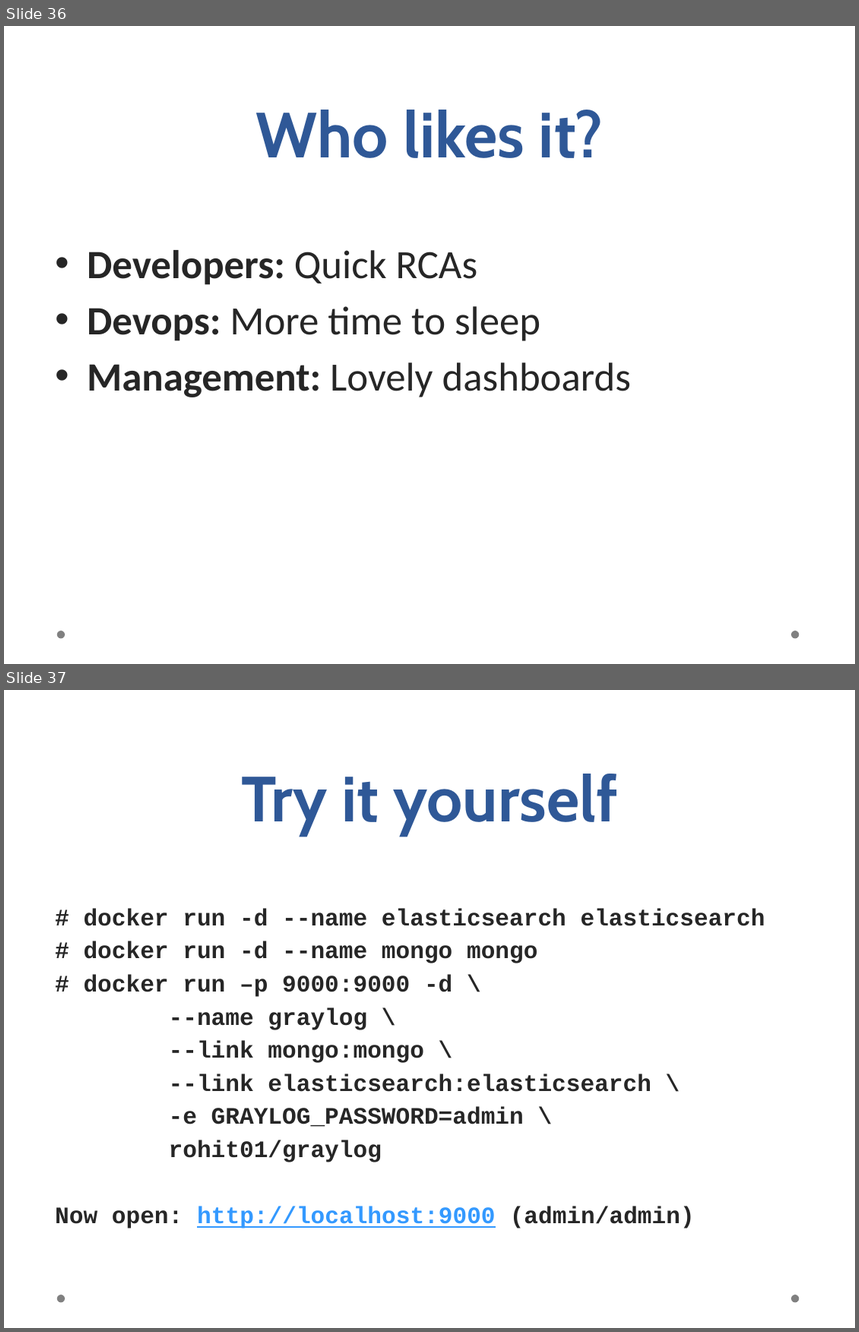
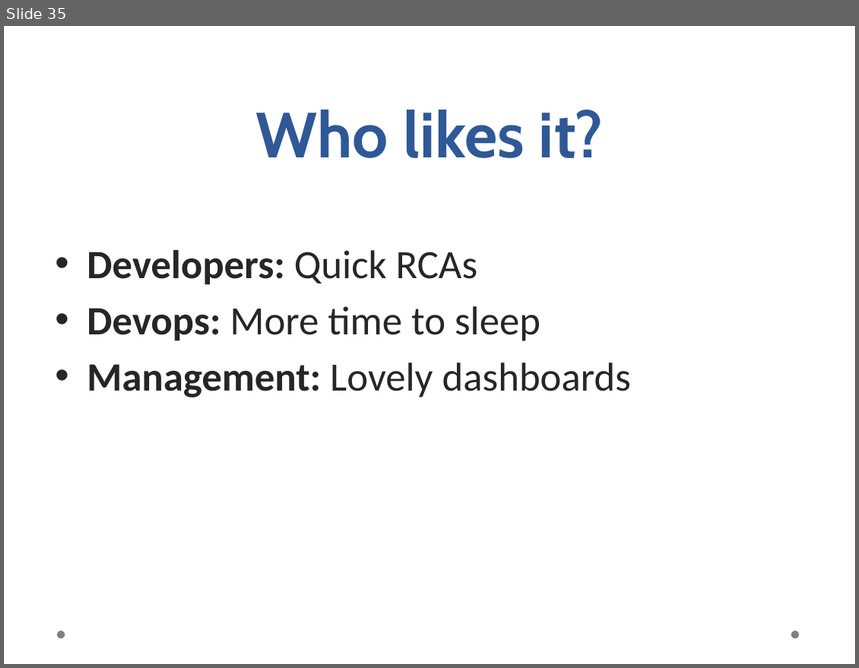
Before and after one commit to rohit01/rohit01.github.io, a slide deck: res/talks/logging-at-scale-using-graylog-billion-messages-100k-req-sec/logging-at-scale.pptx. Shown one above the other, each under a label of ours: slides 36 and 37 before the commit, slide 35 after it. The pictures are 859x1332 and 859x668 pixels, drawn with LibreOffice and Linux fonts; fonts in the diff are those of the drawing; background and template pictures are left out. Boxes give left, top, right and bottom in pixels: in the first picture for what was removed or moved away, otherwise in the second. Text is boxed around its words. In the diff, an @@ line names an element or a change of style, - is before the commit and + after.

```diff
--- a/res/talks/logging-at-scale-using-graylog-billion-messages-100k-req-sec/logging-at-scale.pptx
+++ b/res/talks/logging-at-scale-using-graylog-billion-messages-100k-req-sec/logging-at-scale.pptx
@@ slide 37 removed at (x1=4, y1=690, x2=855, y2=1328), background picture (left out); not listed: 2 template elements that a slide beside it also shows @@
@@ title removed at (x1=241, y1=774, x2=618, y2=835) @@
-Try it yourself
@@ text removed at (x1=55, y1=908, x2=766, y2=1229) @@
-# docker run -d --name elasticsearch elasticsearch
-# docker run -d --name mongo mongo
-# docker run –p 9000:9000 -d \
---name graylog \
---link mongo:mongo \
---link elasticsearch:elasticsearch \
--e GRAYLOG_PASSWORD=admin \
-rohit01/graylog
-Now open: http://localhost:9000 (admin/admin)
@@ what was slide 36 is now slide 35 @@
```
Also in this commit, not shown: 11 slides changed, 1 other slide removed, 1 other file.
